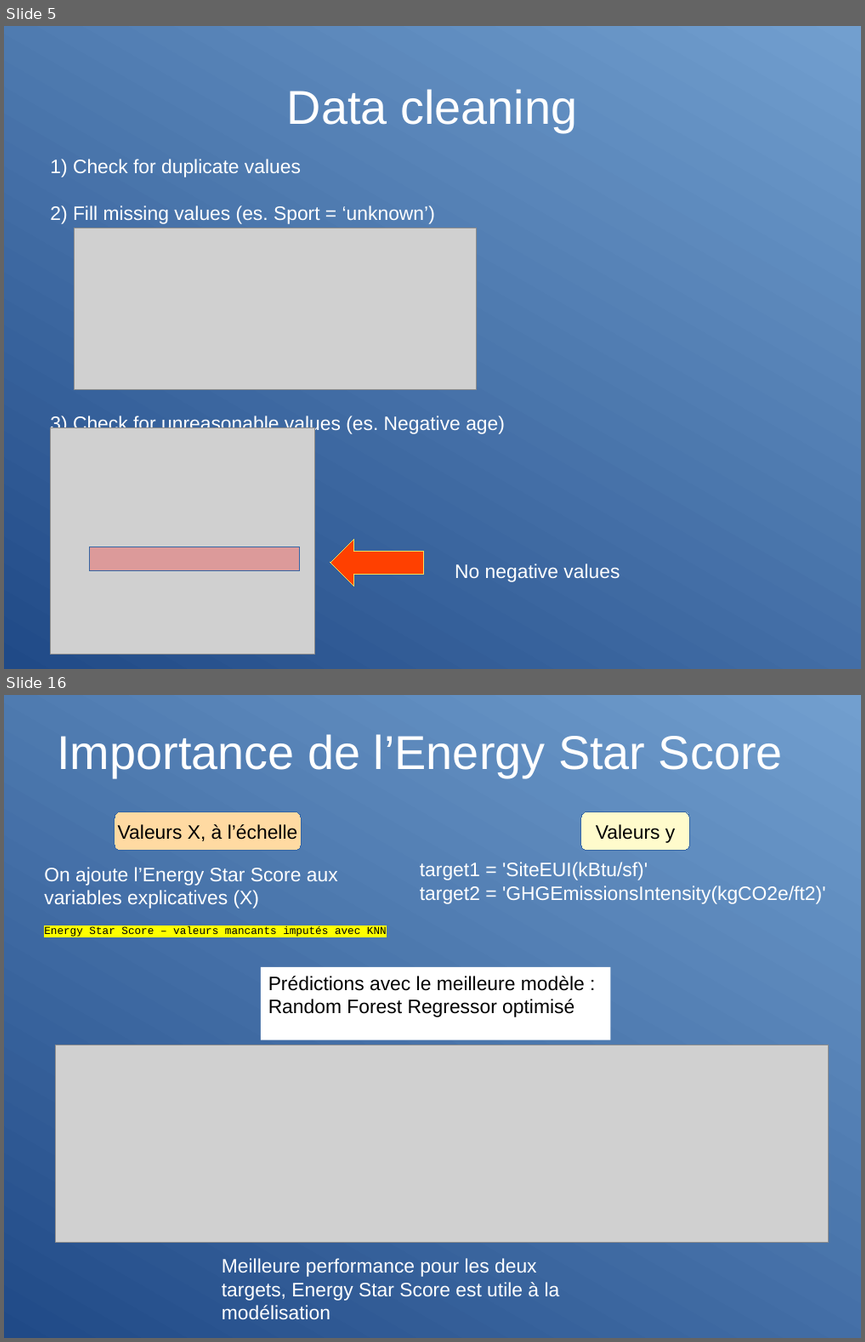
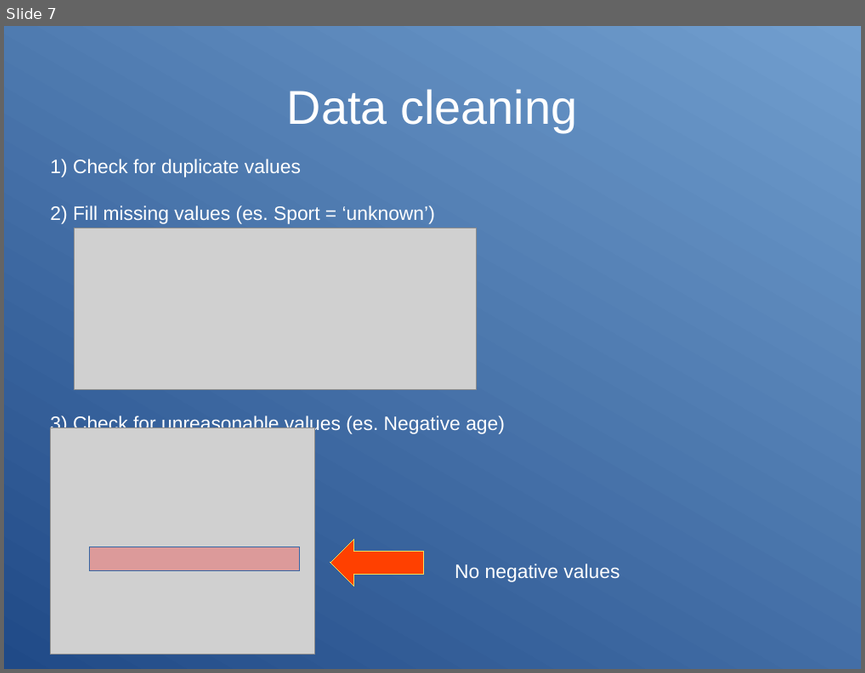
Before and after one commit to opsabarsec/mailings_response_prediction, a slide deck: documents/presentation.odp. Shown one above the other, each under a label of ours: slides 5 and 16 before the commit, slide 7 after it; the slides between them are not shown. The pictures are 865x1342 and 865x673 pixels, drawn with LibreOffice and Linux fonts; fonts in the diff are those of the drawing; grey boxes stand for pictures. Boxes give left, top, right and bottom in pixels: in the first picture for what was removed or moved away, otherwise in the second. Text is boxed around its words. In the diff, an @@ line names an element or a change of style, - is before the commit and + after.

```diff
--- a/documents/presentation.odp
+++ b/documents/presentation.odp
@@ slide 16 removed at (4, 695, 861, 1338), background gradient #204A87 to #729FCF @@
@@ title removed at (57, 734, 783, 777) @@
-Importance de l’Energy Star Score
@@ rounded rectangle removed at (114, 811, 301, 851) @@
-Valeurs X, à l’échelle
@@ rounded rectangle removed at (581, 811, 690, 851) @@
-Valeurs y
@@ text removed at (44, 867, 338, 908) @@
-On ajoute l’Energy Star Score aux variables explicatives (X)
@@ text removed at (420, 862, 826, 904) @@
-target1 = 'SiteEUI(kBtu/sf)'
-target2 = 'GHGEmissionsIntensity(kgCO2e/ft2)'
@@ text removed at (44, 926, 386, 936) @@
-Energy Star Score – valeurs mancants imputés avec KNN
@@ rectangle removed at (261, 967, 610, 1040) @@
-Prédictions avec le meilleure modèle : Random Forest Regressor optimisé
@@ picture removed at (55, 1045, 828, 1242) @@
@@ text removed at (222, 1258, 560, 1320) @@
-Meilleure performance pour les deux targets, Energy Star Score est utile à la modélisation
@@ what was slide 5 is now slide 7 @@
```
Also in this commit, not shown: 5 slides changed, 16 slides added, 11 other slides removed, 9 other files.
